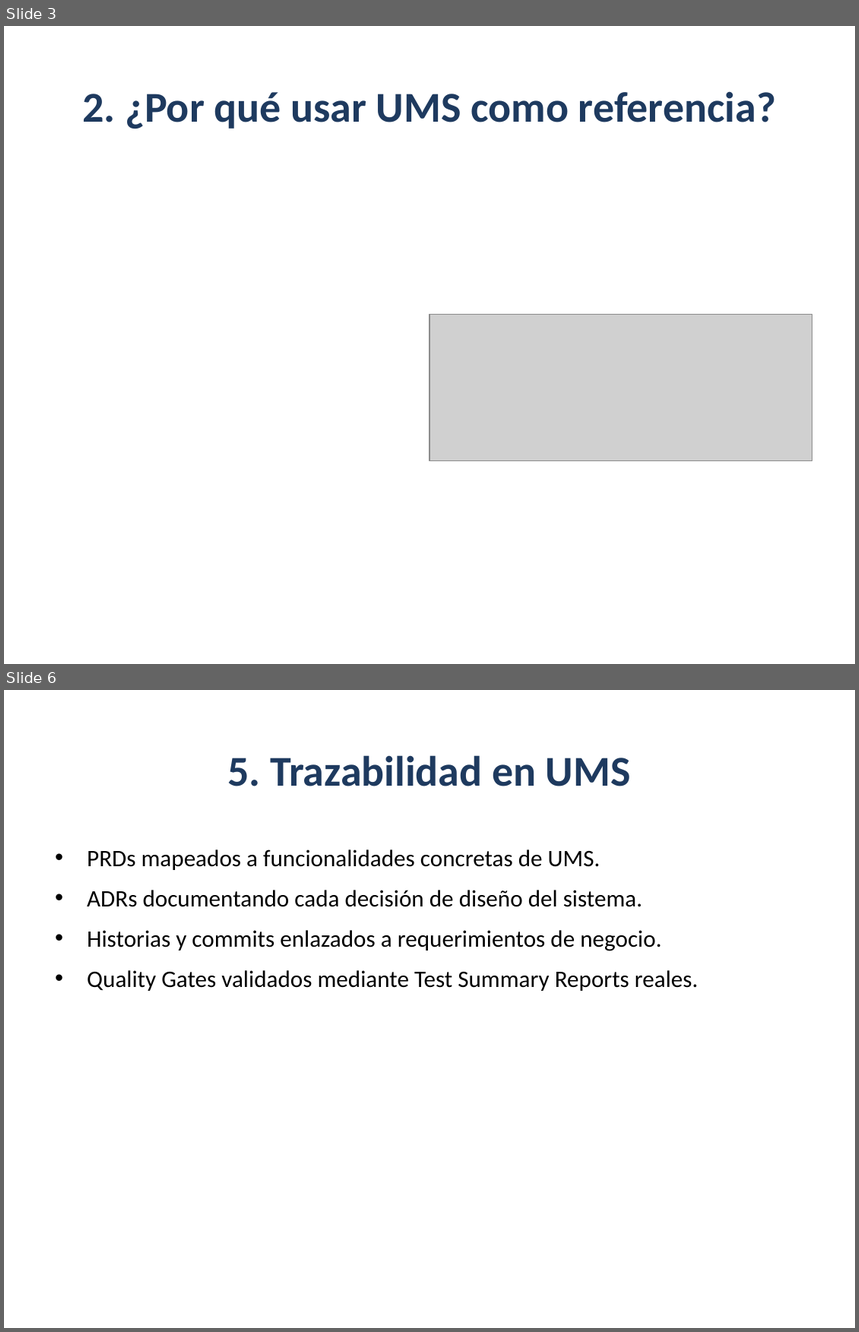
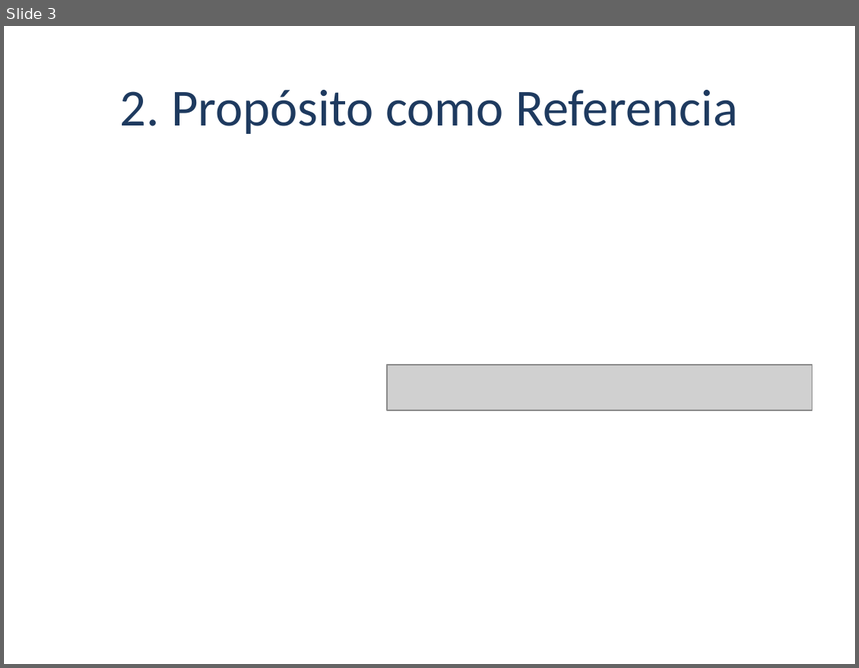
Before and after one commit to beyondnetcode/evolith_arch32, a slide deck: reference/governance/sdlc/assets/ums-evolith-reference-executive-deck.pptx. Shown one above the other, each under a label of ours: slides 3 and 6 before the commit, slide 3 after it; the slides between them are not shown. The pictures are 859x1332 and 859x668 pixels, drawn with LibreOffice and Linux fonts; fonts in the diff are those of the drawing; grey boxes stand for pictures. Boxes give left, top, right and bottom in pixels: in the first picture for what was removed or moved away, otherwise in the second. Text is boxed around its words. In the diff, an @@ line names an element or a change of style, - is before the commit and + after.

```diff
--- a/reference/governance/sdlc/assets/ums-evolith-reference-executive-deck.pptx
+++ b/reference/governance/sdlc/assets/ums-evolith-reference-executive-deck.pptx
@@ slide 6 removed at [4, 690, 855, 1328], background #FFFFFF @@
@@ title removed at [228, 755, 631, 787] @@
-5. Trazabilidad en UMS
@@ text removed at [87, 850, 699, 991] @@
-• PRDs mapeados a funcionalidades concretas de UMS.
-• ADRs documentando cada decisión de diseño del sistema.
-• Historias y commits enlazados a requerimientos de negocio.
-• Quality Gates validados mediante Test Summary Reports reales.
@@ slide 3 changed as well @@
@@ title at [120, 90, 738, 134]: text changed; size 36 to 44 pt; bold off @@
-2. ¿Por qué usar UMS como referencia?
+2. Propósito como Referencia
@@ picture: place and size @@
-picture at [430, 315, 813, 461]
+picture at [387, 365, 813, 411]
```
Also in this commit, not shown: 4 other slides changed, 3 slides added, 2 other slides removed, 9 other files.
